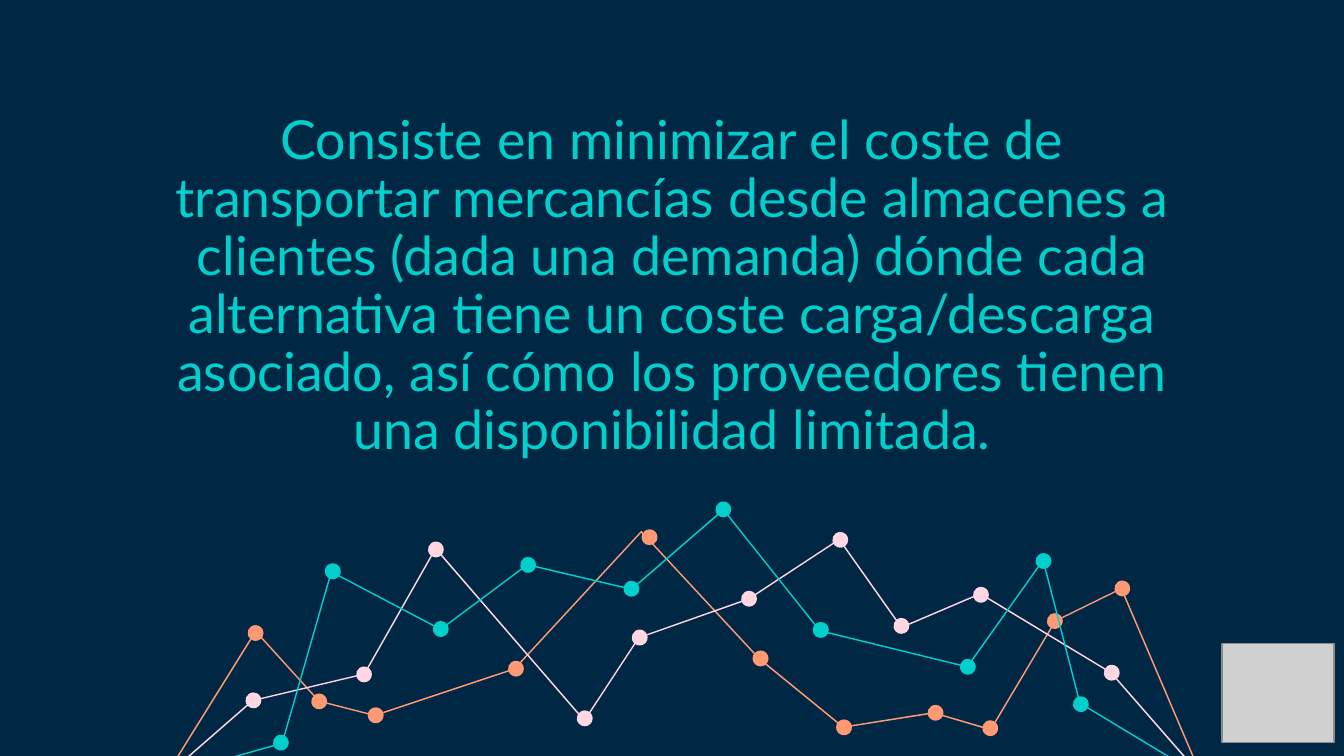
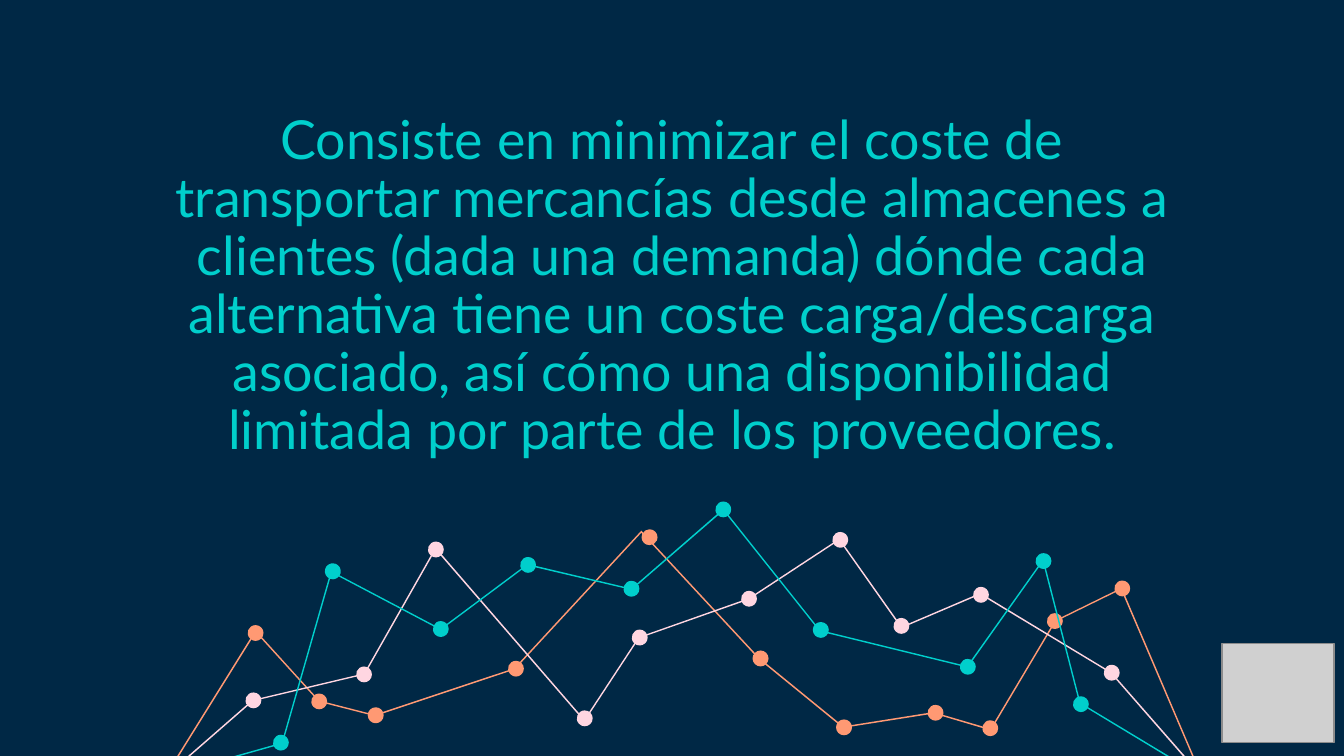
Before and after one commit to Fertry/MASI, a slide deck: slide 4 of Presentación/MASI.pptx. Drawn at 1344x756 pixels with LibreOffice and Linux fonts; fonts in the diff are those of the drawing; grey boxes stand for pictures. Boxes give left, top, right and bottom in pixels: in the first picture for what was removed or moved away, otherwise in the second. Text is boxed around its words. In the diff, an @@ line names an element or a change of style, - is before the commit and + after.

```diff
--- a/Presentación/MASI.pptx
+++ b/Presentación/MASI.pptx
@@ title at [176, 119, 1168, 458]: text changed @@
-Consiste en minimizar el coste de transportar mercancías desde almacenes a clientes (dada una demanda) dónde cada alternativa tiene un coste carga/descarga asociado, así cómo los proveedores tienen una disponibilidad limitada.
+Consiste en minimizar el coste de transportar mercancías desde almacenes a clientes (dada una demanda) dónde cada alternativa tiene un coste carga/descarga asociado, así cómo una disponibilidad limitada por parte de los proveedores.
```
Also in this commit, not shown: 14 other slides changed.
